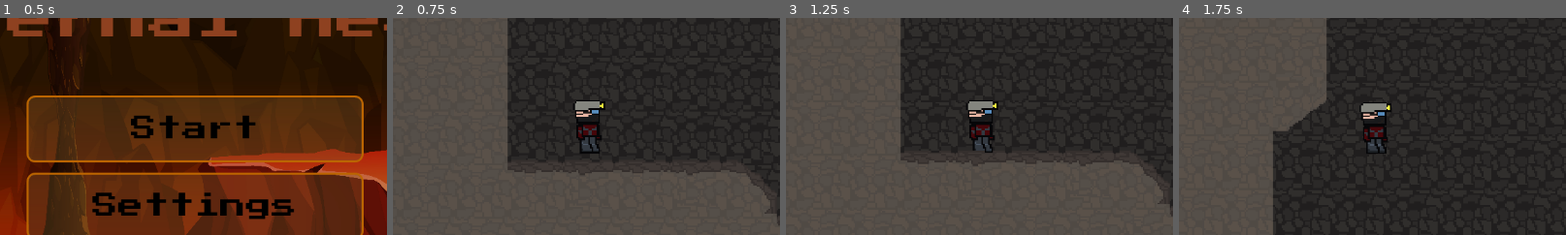
Above: before the commit, frames 1-4 (left to right).
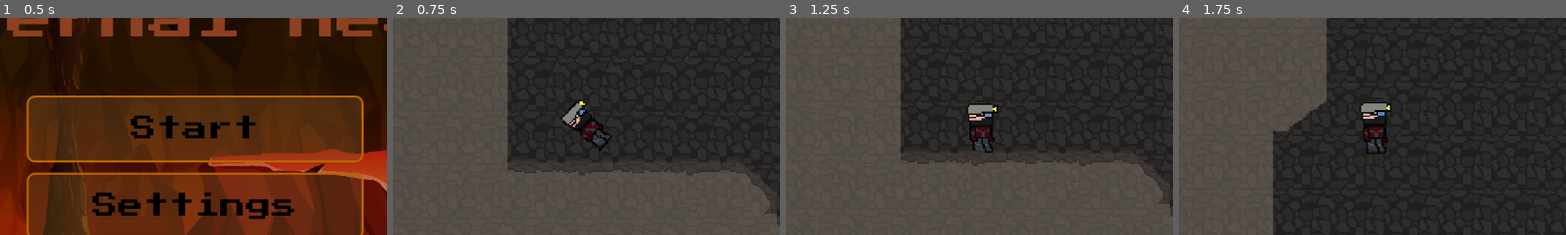
Above: after the commit, the same moments.

Repository: AffanKhan261/Godot_Campfire_Game_Repo
Game: Godot game, scene res://scenes/main_menu.tscn
Same seed, same stepped clock (60 frames per second), same inputs: the game is played once before the commit and once after it.
Inputs:
- Up to frame 1 (0.5 s): no input
- Up to frame 2 (0.75 s): click "Start" at 0.5 s
- Up to frame 3 (1.25 s): no input
- Up to frame 4 (1.75 s): hold Right (move_right) from 1.28 s (still down); hold Space (jump) from 1.28 s (still down); tap F (attack) at 1.35 s
The pictures show only the part of the screen within x 25-75%, y 25-75%; the shares and areas given below are measured in that part.

Frame 1 is identical in both runs. In frame 2, 1.3% of the frame differs, in the area x 43-57%, y 37-63%; in frame 3, 0.7%; in frame 4, nothing differs.

Commit message:
damage anim, and send to main menu when dead (also health resets to 1000 once play is pressed in menu)

Diff:
--- a/scenes/miner_player.tscn
+++ b/scenes/miner_player.tscn
@@ -4,6 +4,7 @@
 [ext_resource type="Texture2D" uid="uid://hrs1soljsuru" path="res://assets/sprites/Player/Miner character idle.png" id="1_sldkq"]
 [ext_resource type="Texture2D" uid="uid://cy1is216nxvbc" path="res://assets/sprites/Player/Miner character 1.png" id="3_3pmy6"]
 [ext_resource type="Texture2D" uid="uid://bguvv1ohsel6s" path="res://assets/sprites/Player/Miner character jump.png" id="3_ieu5k"]
+[ext_resource type="Texture2D" uid="uid://eriujl1frf8s" path="res://assets/sprites/Player/Miner character damage.png" id="3_xrcab"]
 [ext_resource type="Texture2D" uid="uid://clc3v1iipo2oe" path="res://assets/sprites/Player/Miner character attack.png" id="4_f038o"]
 [ext_resource type="Texture2D" uid="uid://b4ul7e22pdwuo" path="res://assets/sprites/Player/Mine character death.png" id="5_agh33"]
 
@@ -30,6 +31,38 @@
 [sub_resource type="AtlasTexture" id="AtlasTexture_d4vlq"]
 atlas = ExtResource("4_f038o")
 region = Rect2(160, 0, 32, 32)
+
+[sub_resource type="AtlasTexture" id="AtlasTexture_24386"]
+atlas = ExtResource("3_xrcab")
+region = Rect2(0, 0, 32, 32)
+
+[sub_resource type="AtlasTexture" id="AtlasTexture_728ll"]
+atlas = ExtResource("3_xrcab")
+region = Rect2(32, 0, 32, 32)
+
+[sub_resource type="AtlasTexture" id="AtlasTexture_eixis"]
+atlas = ExtResource("3_xrcab")
+region = Rect2(64, 0, 32, 32)
+
+[sub_resource type="AtlasTexture" id="AtlasTexture_npd8w"]
+atlas = ExtResource("3_xrcab")
+region = Rect2(96, 0, 32, 32)
+
+[sub_resource type="AtlasTexture" id="AtlasTexture_ywq7f"]
+atlas = ExtResource("3_xrcab")
+region = Rect2(128, 0, 32, 32)
+
+[sub_resource type="AtlasTexture" id="AtlasTexture_c0egs"]
+atlas = ExtResource("3_xrcab")
+region = Rect2(160, 0, 32, 32)
+
+[sub_resource type="AtlasTexture" id="AtlasTexture_blitr"]
+atlas = ExtResource("3_xrcab")
+region = Rect2(192, 0, 32, 32)
+
+[sub_resource type="AtlasTexture" id="AtlasTexture_mrwma"]
+atlas = ExtResource("3_xrcab")
+region = Rect2(224, 0, 32, 32)
 
 [sub_resource type="AtlasTexture" id="AtlasTexture_e0aj0"]
 atlas = ExtResource("5_agh33")
@@ -134,6 +167,35 @@
 }, {
 "frames": [{
 "duration": 1.0,
+"texture": SubResource("AtlasTexture_24386")
+}, {
+"duration": 1.0,
+"texture": SubResource("AtlasTexture_728ll")
+}, {
+"duration": 1.0,
+"texture": SubResource("AtlasTexture_eixis")
+}, {
+"duration": 1.0,
+"texture": SubResource("AtlasTexture_npd8w")
+}, {
+"duration": 1.0,
+"texture": SubResource("AtlasTexture_ywq7f")
+}, {
+"duration": 1.0,
+"texture": SubResource("AtlasTexture_c0egs")
+}, {
+"duration": 1.0,
+"texture": SubResource("AtlasTexture_blitr")
+}, {
+"duration": 1.0,
+"texture": SubResource("AtlasTexture_mrwma")
+}],
+"loop": false,
+"name": &"damage",
+"speed": 35.0
+}, {
+"frames": [{
+"duration": 1.0,
 "texture": SubResource("AtlasTexture_e0aj0")
 }, {
 "duration": 1.0,
@@ -191,7 +253,7 @@
 "duration": 0.5,
 "texture": SubResource("AtlasTexture_2hjl3")
 }, {
-"duration": 5.0,
+"duration": 100.0,
 "texture": SubResource("AtlasTexture_op468")
 }],
 "loop": true,
@@ -223,7 +285,7 @@
 
 [node name="AnimatedSprite2D" type="AnimatedSprite2D" parent="." unique_id=1800577890]
 sprite_frames = SubResource("SpriteFrames_agh33")
-animation = &"idle"
+animation = &"death"
 
 [node name="CollisionShape2D" type="CollisionShape2D" parent="." unique_id=621166794]
 position = Vector2(0.5, 1)
--- a/scripts/global.gd
+++ b/scripts/global.gd
@@ -1,4 +1,5 @@
 extends Node
 
 var walljump_access = true
+var damage_anim_enabler = false
 var HEALTH: float = 1000.0
--- a/scripts/magma.gd
+++ b/scripts/magma.gd
@@ -7,7 +7,9 @@
 	while GlobalVar.HEALTH > 0 and magma_damage_check == true:
 		GlobalVar.HEALTH -= 100
 		print(GlobalVar.HEALTH)
+		GlobalVar.damage_anim_enabler = true
 		await get_tree().create_timer(0.25).timeout
+		GlobalVar.damage_anim_enabler = false
 	print("out of loop check")
 
 
--- a/scripts/main_menu.gd
+++ b/scripts/main_menu.gd
@@ -15,6 +15,7 @@
 
 
 func _on_start_button_pressed() -> void:
+	GlobalVar.HEALTH = 1000.0
 	get_tree().change_scene_to_file("res://scenes/level_1.tscn")
 
 
--- a/scripts/miner_player.gd
+++ b/scripts/miner_player.gd
@@ -303,52 +303,42 @@
 
 
 	if GlobalVar.HEALTH > 0:
-		# Don't override the attack animation while attacking
-		if is_attacking:
-			return
-
-
-		# Death has priority
-		if is_dead:
-			return
-
-		# Don't override the attack animation while attacking
-		if is_attacking:
-			return
-
-
-		# Death has priority
-		if is_dead:
-			return
-
-		# Don't override the attack animation while attacking
-		if is_attacking:
-			return
-
-
-		# Use "walk" for dash
-		if is_dashing:
-			if animated_sprite.animation != "walk":
-				animated_sprite.play("walk")
-			return
-
-		if is_on_floor():
-			if absf(velocity.x) < 5.0:
-				if animated_sprite.animation != "idle":
-					animated_sprite.play("idle")
-			else:
+		if GlobalVar.damage_anim_enabler == false:
+			# Don't override the attack animation while attacking
+			if is_attacking:
+				return
+
+
+			# Death has priority
+			if is_dead:
+				return
+
+			# Use "walk" for dash
+			if is_dashing:
 				if animated_sprite.animation != "walk":
 					animated_sprite.play("walk")
+				return
+
+			if is_on_floor():
+				if absf(velocity.x) < 5.0:
+					if animated_sprite.animation != "idle":
+						animated_sprite.play("idle")
+				else:
+					if animated_sprite.animation != "walk":
+						animated_sprite.play("walk")
+			else:
+				if velocity.y < 0.0 and animated_sprite.sprite_frames.has_animation("jump"):
+					if animated_sprite.animation != "jump":
+						animated_sprite.play("jump")
+				elif velocity.y >= 0.0 and animated_sprite.sprite_frames.has_animation("fall"):
+					if animated_sprite.animation != "fall":
+						animated_sprite.play("fall")
 		else:
-			if velocity.y < 0.0 and animated_sprite.sprite_frames.has_animation("jump"):
-				if animated_sprite.animation != "jump":
-					animated_sprite.play("jump")
-			elif velocity.y >= 0.0 and animated_sprite.sprite_frames.has_animation("fall"):
-				if animated_sprite.animation != "fall":
-					animated_sprite.play("fall")
-	else:
-		#stops all player input
+			animated_sprite.play("damage")
+	else:
 		animated_sprite.play("death")
+		await get_tree().create_timer(1.575).timeout
+		get_tree().change_scene_to_file("res://scenes/main_menu.tscn")
 
 func get_facing() -> int:
 	return facing
